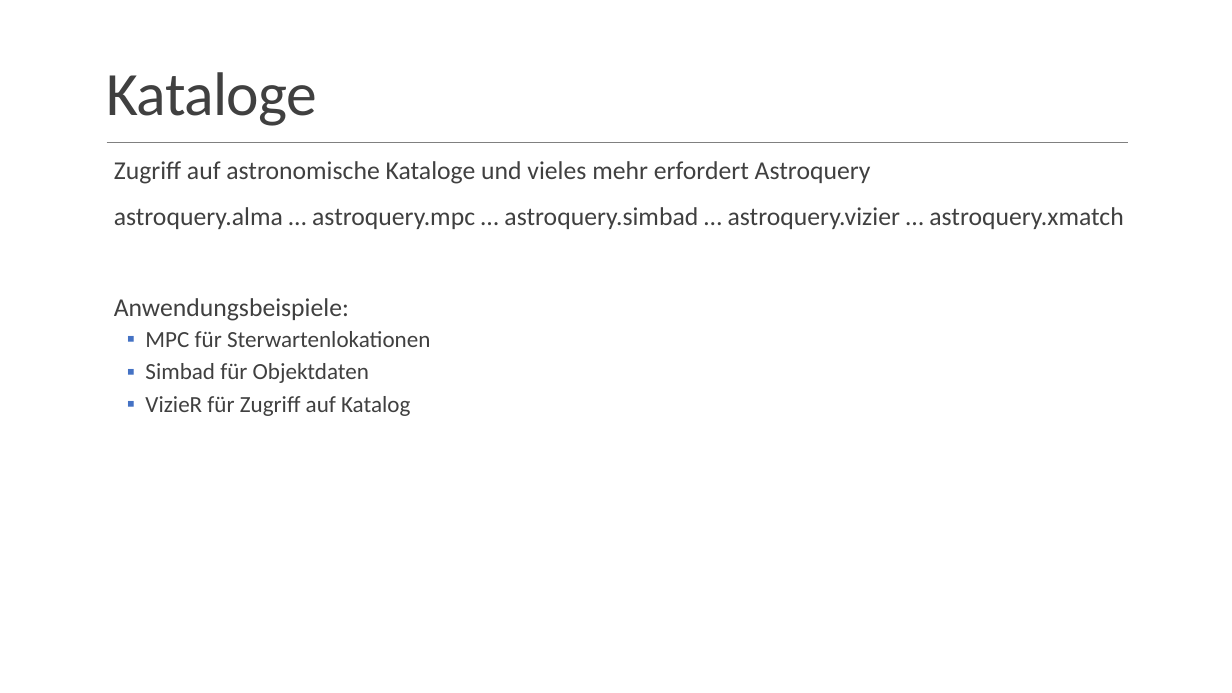
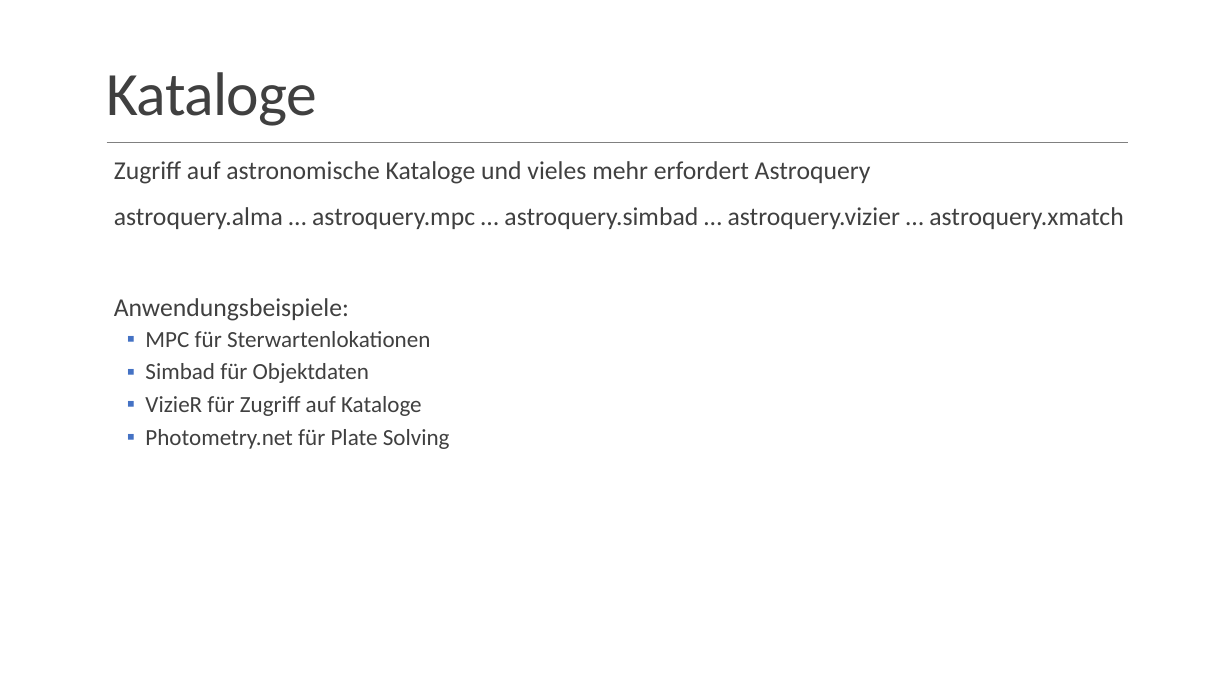
Before and after one commit to phtnnz/astropy-workbench, a slide deck: slide 10 of doc/Astropy-and-Friends.pptx. Drawn at 1232x693 pixels with LibreOffice and Linux fonts; fonts in the diff are those of the drawing; background and template pictures are left out. Boxes give left, top, right and bottom in pixels: in the first picture for what was removed or moved away, otherwise in the second. Text is boxed around its words. In the diff, an @@ line names an element or a change of style, - is before the commit and + after.

```diff
--- a/doc/Astropy-and-Friends.pptx
+++ b/doc/Astropy-and-Friends.pptx
@@ text at [145, 396, 450, 449]: text changed @@
-  ▪ VizieR für Zugriff auf Katalog
+  ▪ VizieR für Zugriff auf Kataloge
+  ▪ Photometry.net für Plate Solving
```
Also in this commit, not shown: 10 other slides changed, 1 other file.
